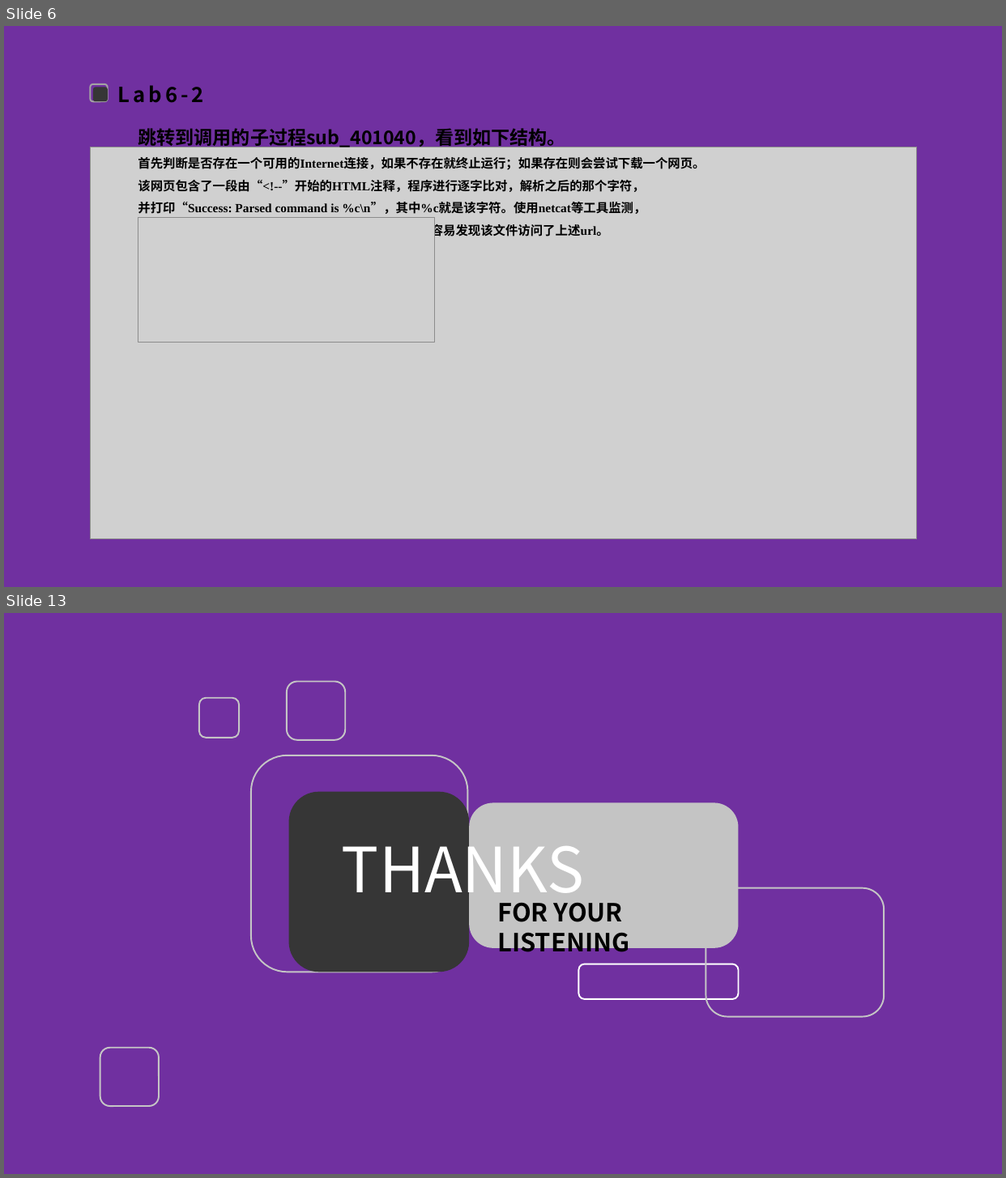
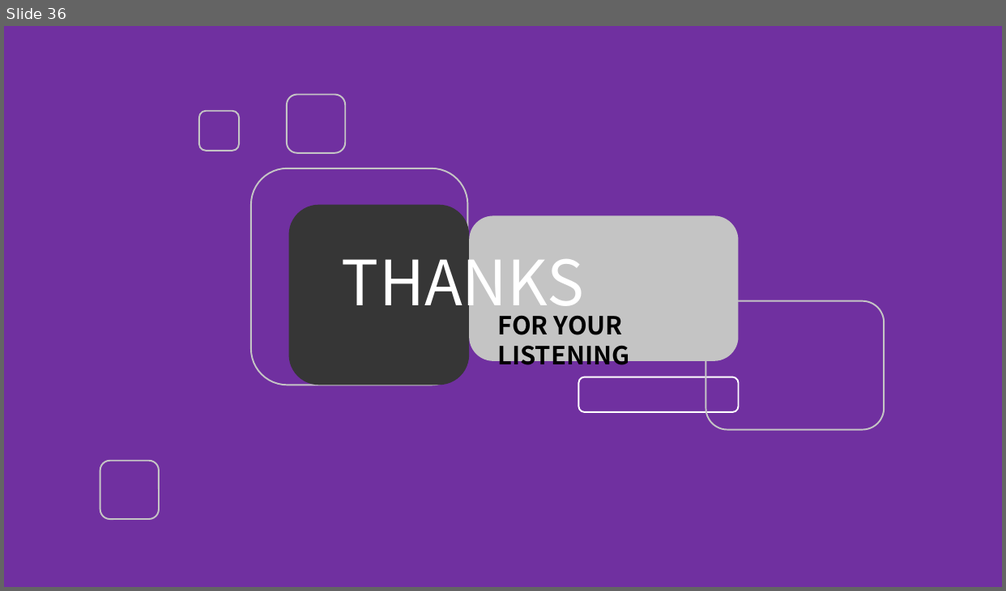
Before and after one commit to FlandreScarlet36/Malicious_code_labs, a slide deck: lab6/Lab6实验分享.pptx. Shown one above the other, each under a label of ours: slides 6 and 13 before the commit, slide 36 after it; the slides between them are not shown. The pictures are 1006x1178 and 1006x591 pixels, drawn with LibreOffice and Linux fonts; fonts in the diff are those of the drawing; grey boxes stand for pictures; background and template pictures are left out. Boxes give left, top, right and bottom in pixels: in the first picture for what was removed or moved away, otherwise in the second. Text is boxed around its words. In the diff, an @@ line names an element or a change of style, - is before the commit and + after.

```diff
--- a/lab6/Lab6实验分享.pptx
+++ b/lab6/Lab6实验分享.pptx
@@ slide 6 removed at [4,26,1002,587], background picture (left out) @@
@@ rounded rectangle removed at [90,84,108,101] @@
@@ rounded rectangle removed at [93,88,108,101] @@
@@ text removed at [118,85,204,103] @@
-Lab6-2
@@ text removed at [138,128,705,239] @@
-跳转到调用的子过程sub_401040，看到如下结构。
-首先判断是否存在一个可用的Internet连接，如果不存在就终止运行；如果存在则会尝试下载一个网页。
-该网页包含了一段由“<!--”开始的HTML注释，程序进行逐字比对，解析之后的那个字符，
-并打印“Success: Parsed command is %c\n”，其中%c就是该字符。使用netcat等工具监测，
-很容易发现该文件访问了上述url。
@@ picture removed at [90,148,917,540] @@
@@ picture removed at [138,218,434,343] @@
@@ what was slide 13 is now slide 36 @@
```
Also in this commit, not shown: 3 slides changed, 32 slides added, 8 other slides removed, 2 other files.
